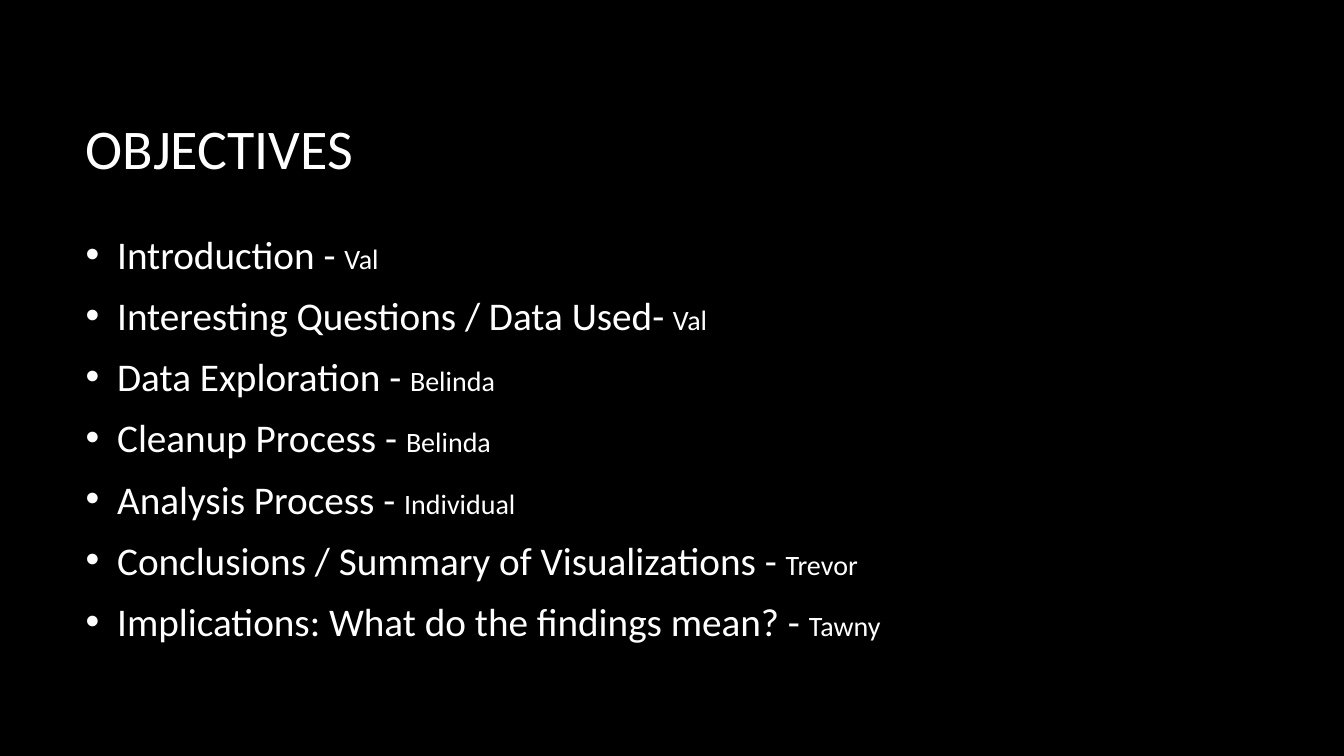
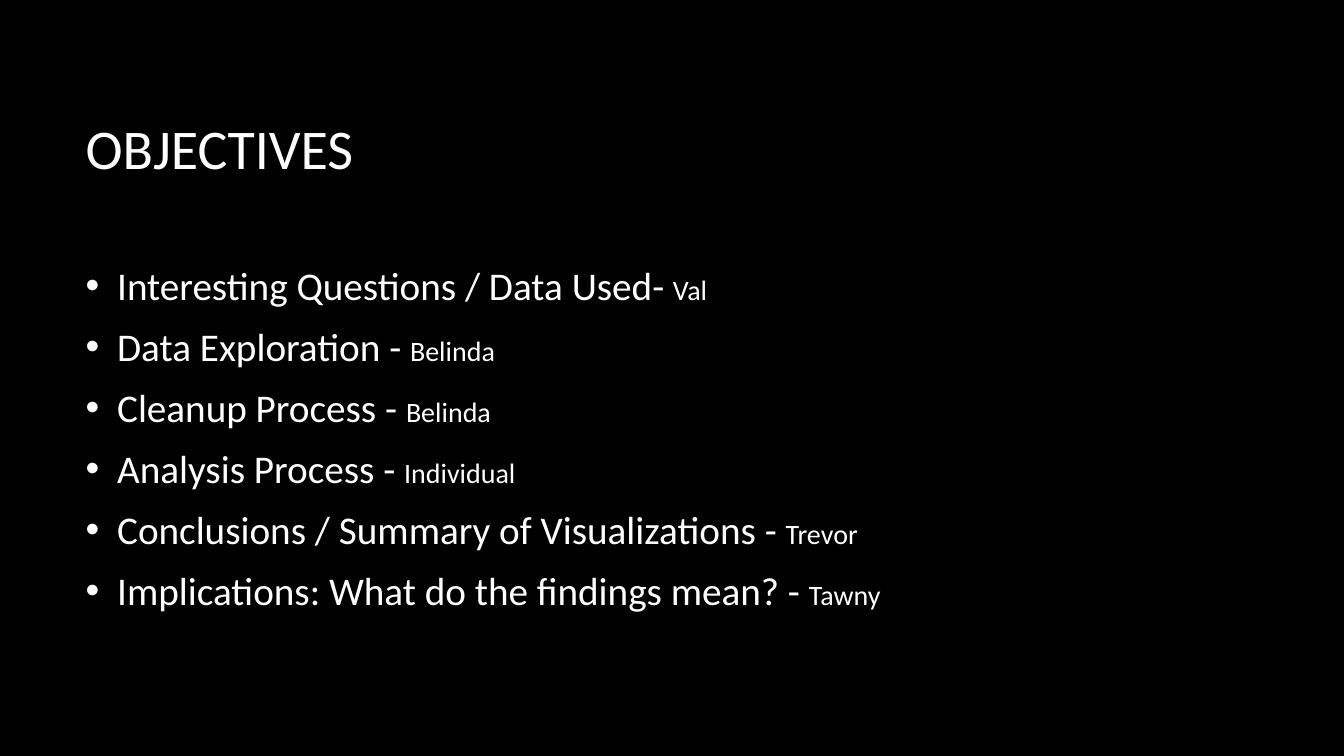
Before and after one commit to Phantogram/Project-BTTV, a slide deck: slide 3 of Project_One_BTTV.pptx (slide 2 before the commit). Drawn at 1344x756 pixels with LibreOffice and Linux fonts; fonts in the diff are those of the drawing; background and template pictures are left out. Boxes give left, top, right and bottom in pixels: in the first picture for what was removed or moved away, otherwise in the second. Text is boxed around its words. In the diff, an @@ line names an element or a change of style, - is before the commit and + after.

Commit message:
Updated intro slides

```diff
--- a/Project_One_BTTV.pptx
+++ b/Project_One_BTTV.pptx
@@ text at <box>117,241,378,270</box>: paragraph removed @@
-• Introduction - Val
```
Also in this commit, not shown: 1 other slide changed.
